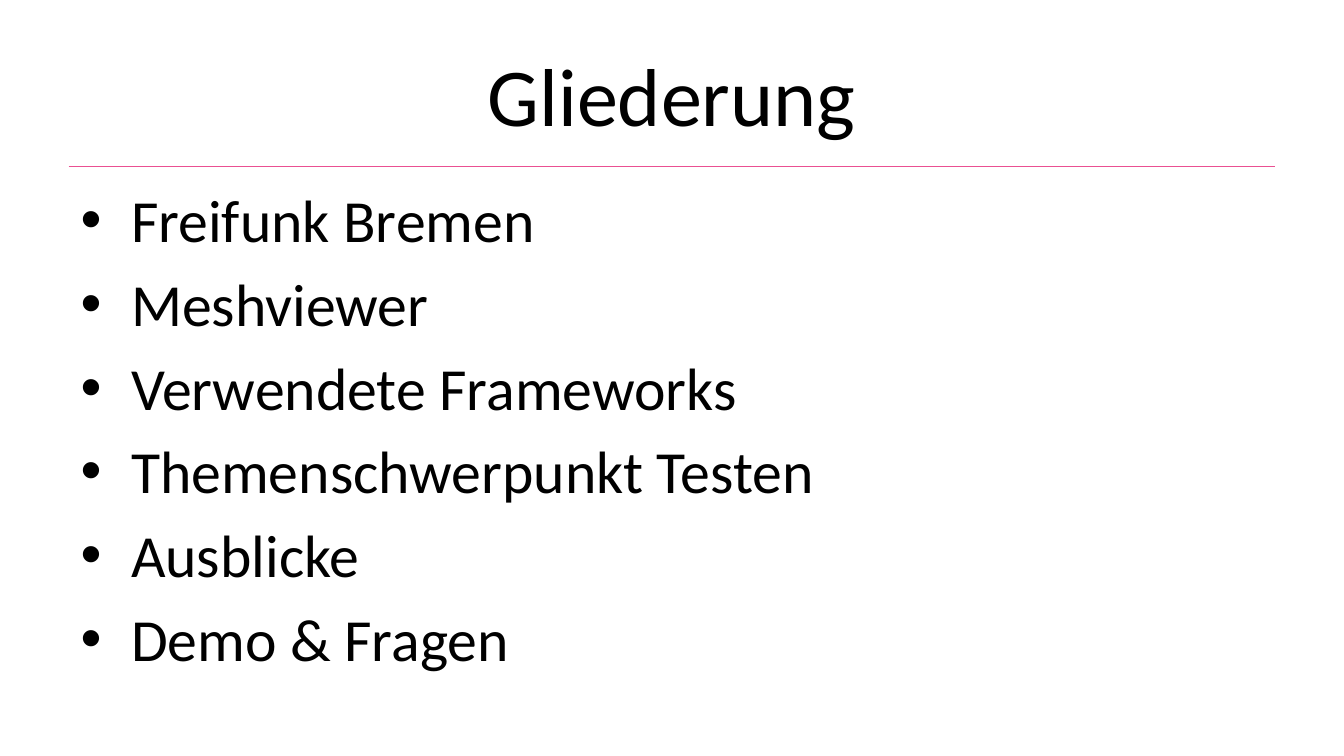
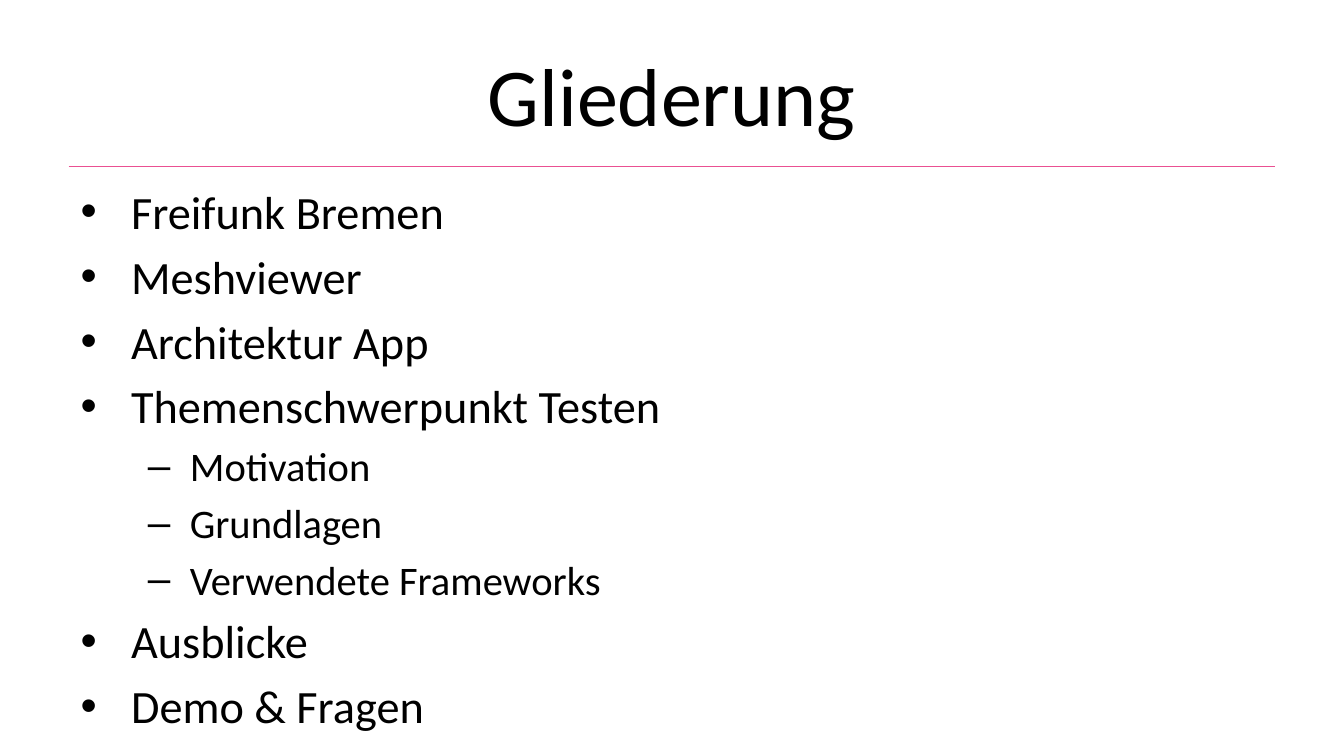
Before and after one commit to He1md4ll/MobileMeshViewer, a slide deck: slide 2 of docs/mobile_meshviewer_praezi.pptx. Drawn at 1344x756 pixels with LibreOffice and Linux fonts; fonts in the diff are those of the drawing; background and template pictures are left out. Boxes give left, top, right and bottom in pixels: in the first picture for what was removed or moved away, otherwise in the second. Text is boxed around its words. In the diff, an @@ line names an element or a change of style, - is before the commit and + after.

```diff
--- a/docs/mobile_meshviewer_praezi.pptx
+++ b/docs/mobile_meshviewer_praezi.pptx
@@ text at box(131, 197, 601, 731): size 32 to 24.8 pt in "Freifunk Bremen", "Meshviewer", "Ausblicke", "Demo & Fragen"; size 32 to 21.7 pt in "Verwendete Frameworks"; less space between paragraphs; bullet • to –; list level 1 to 2 in "Verwendete Frameworks" @@
@@ text at box(131, 327, 660, 545): paragraphs added @@
+• Architektur App
+• Themenschwerpunkt Testen
+  – Motivation
+  – Grundlagen
@@ text at box(131, 451, 814, 503): paragraph removed @@
-• Themenschwerpunkt Testen
```
Also in this commit, not shown: 10 other slides changed, 5 slides added.
